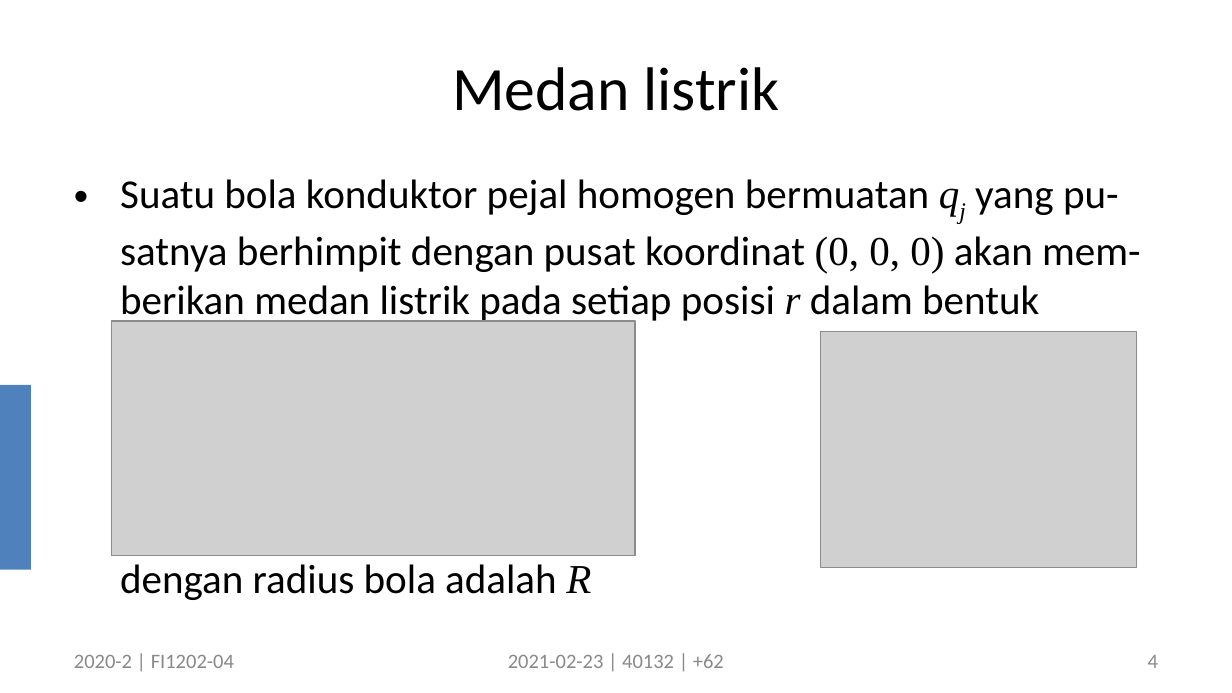
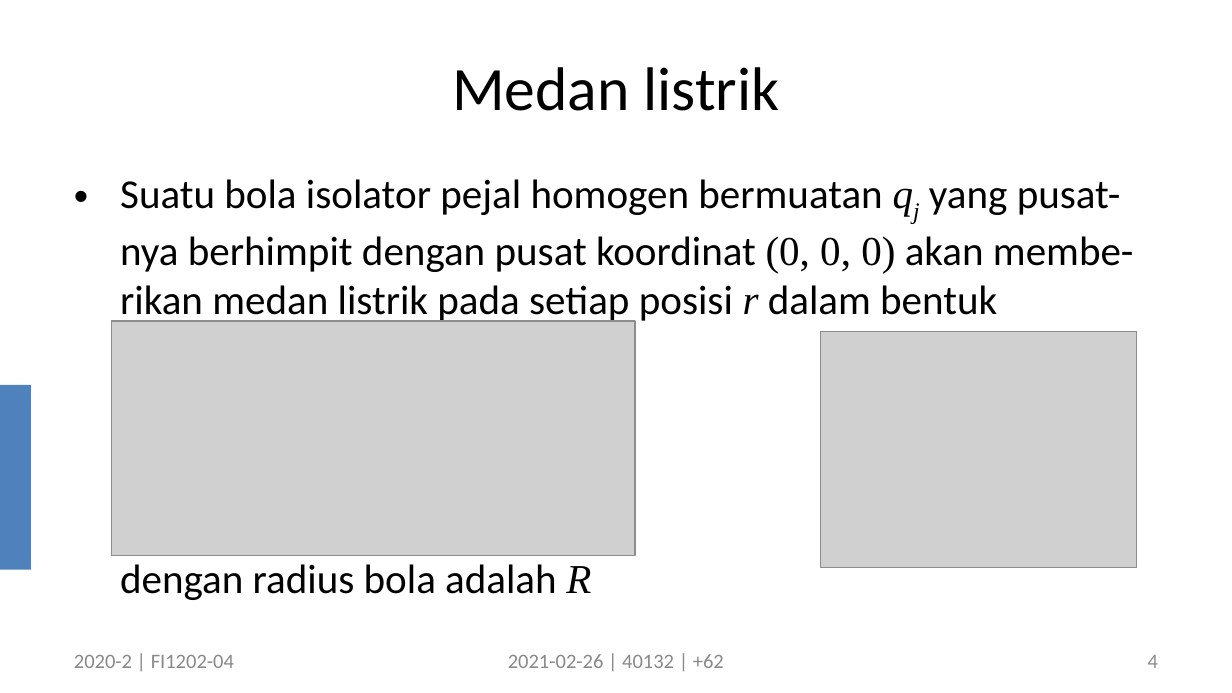
Before and after one commit to dudung/soal, a slide deck: slide 4 of src/figs/pptx/0002.pptx. Drawn at 1232x693 pixels with LibreOffice and Linux fonts; fonts in the diff are those of the drawing; grey boxes stand for pictures. Boxes give left, top, right and bottom in pixels: in the first picture for what was removed or moved away, otherwise in the second. Text is boxed around its words. In the diff, an @@ line names an element or a change of style, - is before the commit and + after.

Commit message:
slide today+1

```diff
--- a/src/figs/pptx/0002.pptx
+++ b/src/figs/pptx/0002.pptx
@@ text at [120, 179, 1134, 324]: text changed @@
-• Suatu bola konduktor pejal homogen bermuatan qj yang pu-satnya berhimpit dengan pusat koordinat (0, 0, 0) akan mem-berikan medan listrik pada setiap posisi r dalam bentuk
+• Suatu bola isolator pejal homogen bermuatan qj yang pusat-nya berhimpit dengan pusat koordinat (0, 0, 0) akan membe-rikan medan listrik pada setiap posisi r dalam bentuk
@@ text at [508, 654, 724, 668]: text changed @@
-2021-02-23 | 40132 | +62
+2021-02-26 | 40132 | +62
```
Also in this commit, not shown: 30 other slides changed, 2 other files.
